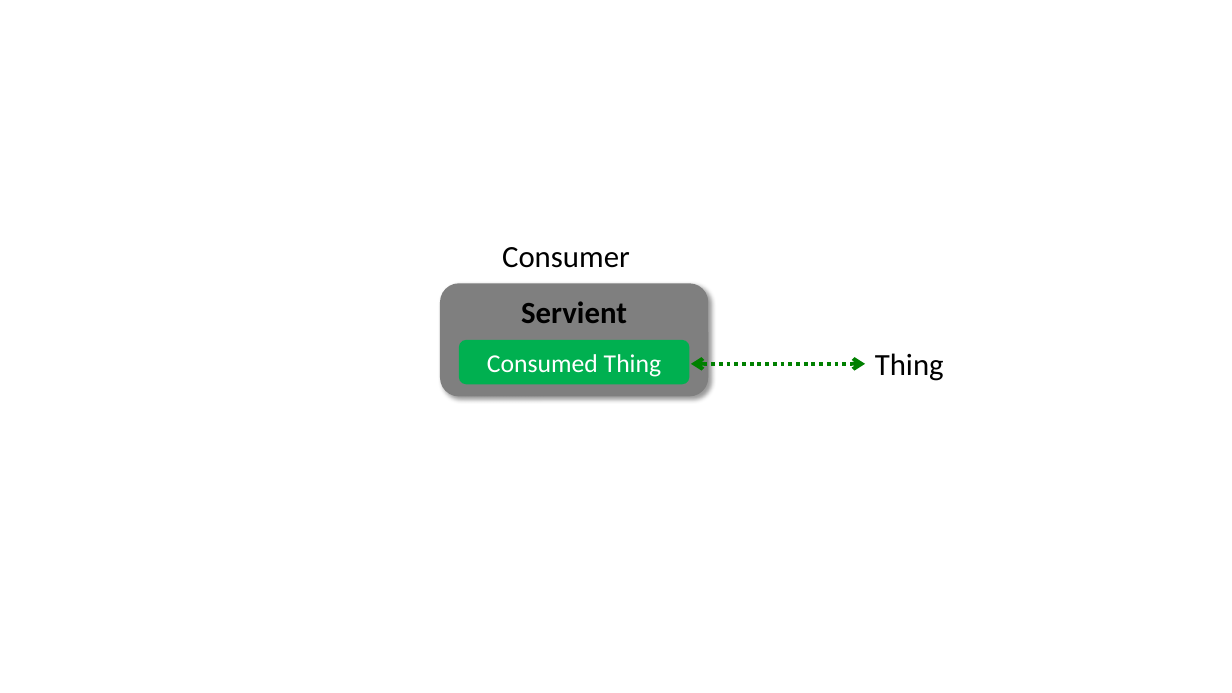
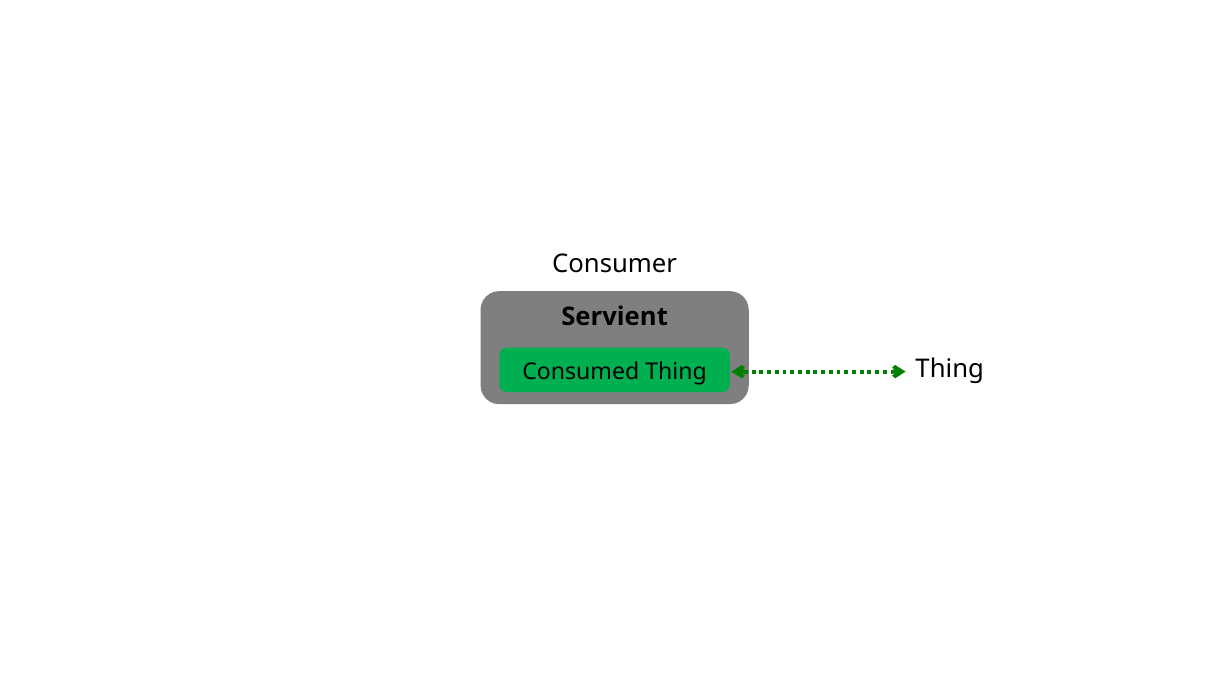
Before and after one commit to w3c/wot-architecture, a slide deck: slide 7 of images/architecture/arch-cr.pptx. Drawn at 1232x693 pixels with LibreOffice and Linux fonts; fonts in the diff are those of the drawing. Boxes give left, top, right and bottom in pixels: in the first picture for what was removed or moved away, otherwise in the second. Text is boxed around its words. In the diff, an @@ line names an element or a change of style, - is before the commit and + after.

```diff
--- a/images/architecture/arch-cr.pptx
+++ b/images/architecture/arch-cr.pptx
@@ text "Consumer" at (x1=552, y1=253, x2=677, y2=273): size 24 to 20 pt, font Calibri to Noto Sans @@
@@ text "Consumer" moved from (x1=502, y1=247, x2=630, y2=268) to (x1=552, y1=253, x2=677, y2=273) @@
@@ rounded rectangle "Servient" moved from (x1=440, y1=284, x2=708, y2=396) to (x1=481, y1=291, x2=749, y2=404) @@
@@ rounded rectangle "Servient" at (x1=481, y1=291, x2=749, y2=404): size 24 to 20 pt, font Calibri to Noto Sans; shadow off @@
@@ rounded rectangle "Consumed Thing" moved from (x1=459, y1=340, x2=690, y2=384) to (x1=499, y1=348, x2=730, y2=392) @@
@@ rounded rectangle "Consumed Thing" at (x1=499, y1=348, x2=730, y2=392): size 20 to 18 pt, font Calibri to Noto Sans, text colour #FFFFFF to #000000 @@
@@ text "Thing" moved from (x1=875, y1=353, x2=944, y2=381) to (x1=915, y1=357, x2=983, y2=383) @@
@@ text "Thing" at (x1=915, y1=357, x2=983, y2=383): size 24 to 20 pt, font Calibri to Noto Sans @@
@@ double arrow moved from (691, 364) - (865, 364) to (732, 372) - (906, 372) @@
```
Also in this commit, not shown: 8 other slides changed, 1 slide added, 2 slides removed, 11 other files.
